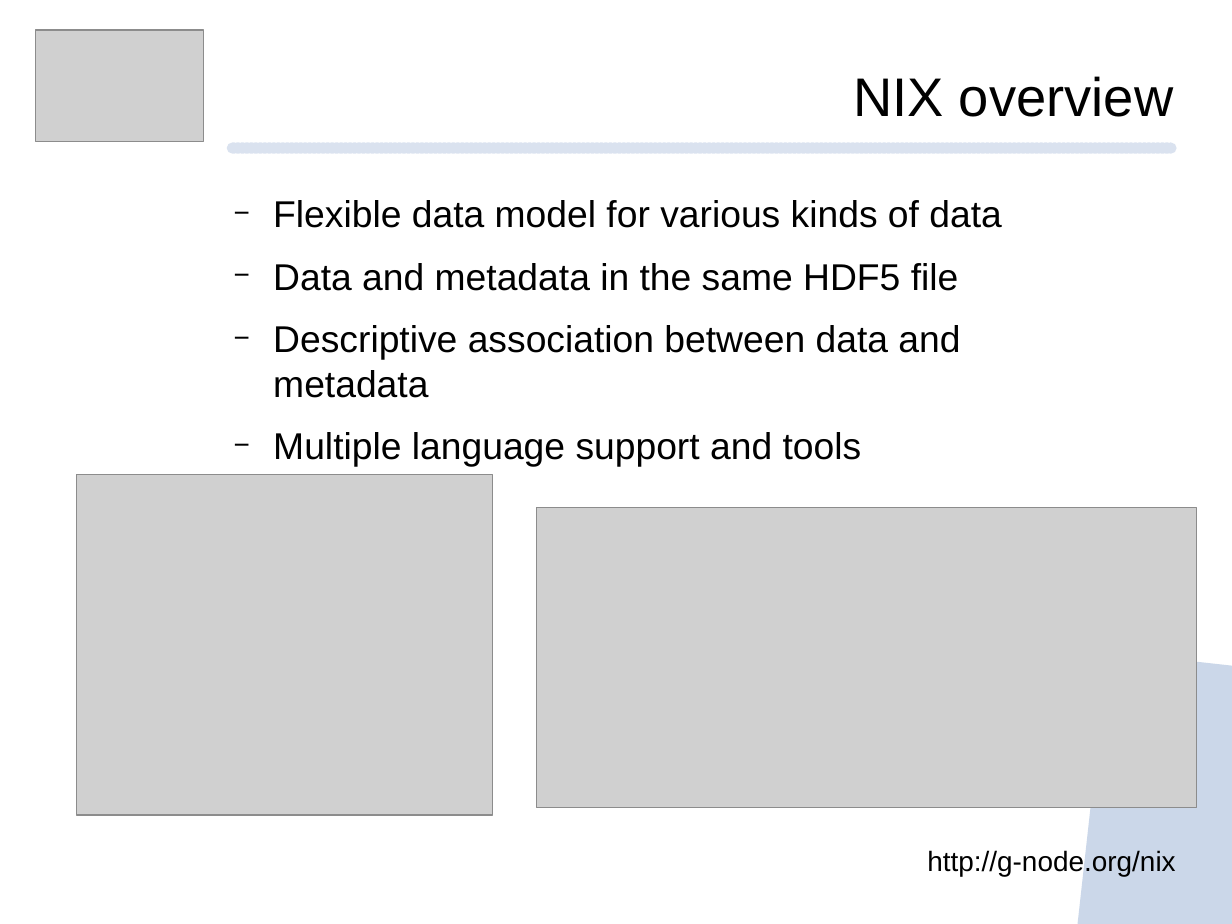
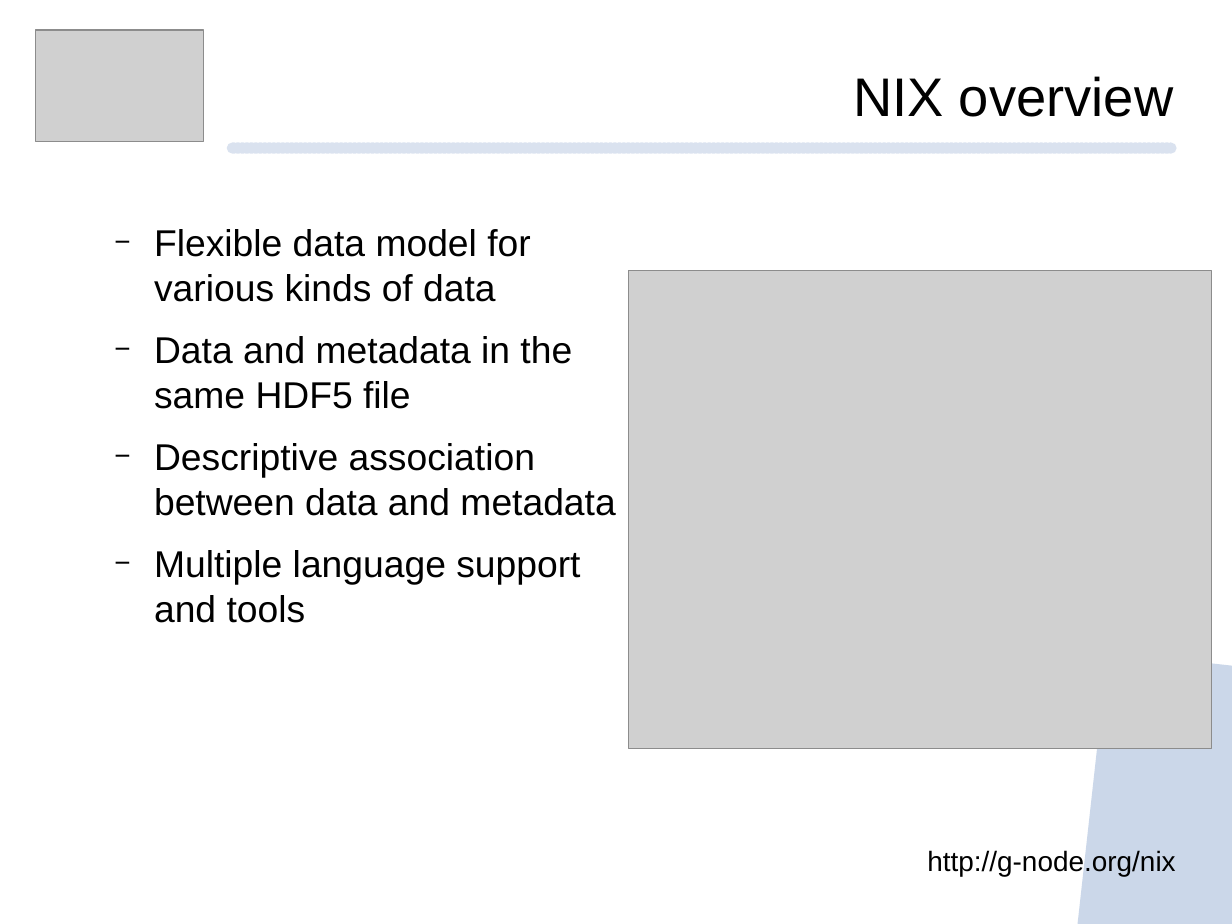
Before and after one commit to mpsonntag/prespost, a slide deck: slide 7 of 202009_BCCN_online/202009_BCCN_Online_conference.odp (slide 8 before the commit). Drawn at 1232x924 pixels with LibreOffice and Linux fonts; fonts in the diff are those of the drawing; grey boxes stand for pictures; background and template pictures are left out. Boxes give left, top, right and bottom in pixels: in the first picture for what was removed or moved away, otherwise in the second. Text is boxed around its words. In the diff, an @@ line names an element or a change of style, - is before the commit and + after.

Commit message:
[202009 BCCN] Various updates
- adjust repository sizes
- add final page
- reorganize start page
- add project start keywords

```diff
--- a/202009_BCCN_online/202009_BCCN_Online_conference.odp
+++ b/202009_BCCN_online/202009_BCCN_Online_conference.odp
@@ text "Flexible data model for various ..." rewrapped from (273,200,1001,467) to (154,229,615,623) @@
@@ picture: place and size @@
-picture at (537,508,1197,808)
+picture at (628,271,1212,748)
@@ picture removed at (76,474,492,815) @@
```
Also in this commit, not shown: 9 other slides changed, 1 slide added, 3 slides removed.
